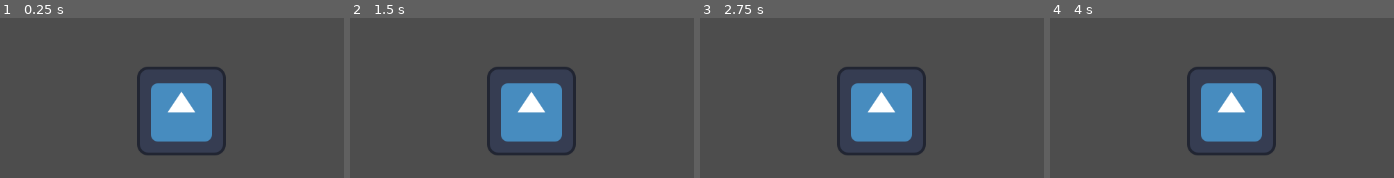
Above: before the commit, frames 1-4 (left to right).
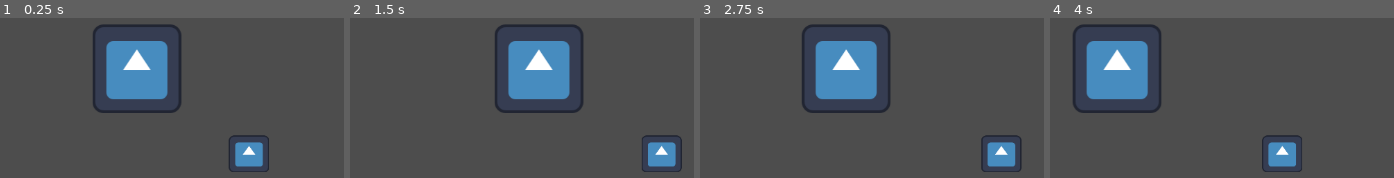
Above: after the commit, the same moments.

Repository: GreenPixel10/Cookjam
Game: Godot game, scene res://Main.tscn
Same seed, same stepped clock (60 frames per second), same inputs: the game is played once before the commit and once after it. Before the commit the project has no main scene; this scene is started directly in both runs. The engine's default icon, where the game draws it, is replaced by a stand-in: a white triangle on a blue panel in a dark square.
Inputs:
- Up to frame 1 (0.25 s): no input
- Up to frame 2 (1.5 s): no input
- Up to frame 3 (2.75 s): no input
- Up to frame 4 (4 s): no input

The runs differ from the first frame. In frame 1, 17% of the frame differs, in the area x 27-79%, y 3-97%; in frame 2, 15%; in frame 3, 16%; in frame 4, 18%, in the area x 6-74%, y 3-97%.

Commit message:
example script

Diff:
--- /dev/null
+++ b/new-game-project/Dungeon.tscn
@@ -0,0 +1,3 @@
+[gd_scene format=3 uid="uid://dkc776kn8m0qp"]
+
+[node name="Node2D" type="Node2D"]
--- a/new-game-project/Main.tscn
+++ b/new-game-project/Main.tscn
@@ -1,9 +1,19 @@
-[gd_scene load_steps=2 format=3 uid="uid://budxylqe7vgvt"]
+[gd_scene load_steps=4 format=3 uid="uid://budxylqe7vgvt"]
 
 [ext_resource type="Texture2D" uid="uid://4q335xxs2p" path="res://icon.svg" id="1_glv2v"]
+[ext_resource type="Script" uid="uid://c0ki0tki0n68" path="res://example_script.gd" id="2_r0du0"]
+[ext_resource type="PackedScene" uid="uid://dkc776kn8m0qp" path="res://Dungeon.tscn" id="3_cm0pq"]
 
 [node name="Node2D" type="Node2D"]
 
 [node name="Sprite2D" type="Sprite2D" parent="."]
-position = Vector2(289, 205)
+position = Vector2(171, 144)
 texture = ExtResource("1_glv2v")
+script = ExtResource("2_r0du0")
+
+[node name="childddd" type="Sprite2D" parent="Sprite2D"]
+position = Vector2(75, 123)
+scale = Vector2(0.453125, 0.4140625)
+texture = ExtResource("1_glv2v")
+
+[node name="Node2D" parent="." instance=ExtResource("3_cm0pq")]
--- /dev/null
+++ b/new-game-project/example_script.gd
@@ -0,0 +1,14 @@
+extends Sprite2D
+
+var t = 0
+
+
+func _ready():
+	print("laoded!")
+	##gets called once when the object the script is attached to loads
+
+func _process(delta): ##process gets called every game frame
+	t += delta
+	global_position.x = sin(t) * 100 + 200
+
+	$childddd.position.x = sin(t + 67) * 40 + 200 #u can use the dollar sign to reference children nodes
--- a/new-game-project/project.godot
+++ b/new-game-project/project.godot
@@ -11,6 +11,7 @@
 [application]
 
 config/name="New Game Project"
+run/main_scene="uid://budxylqe7vgvt"
 config/features=PackedStringArray("4.5", "GL Compatibility")
 config/icon="res://icon.svg"
 
Not shown, added: new-game-project/example_script.gd.uid
